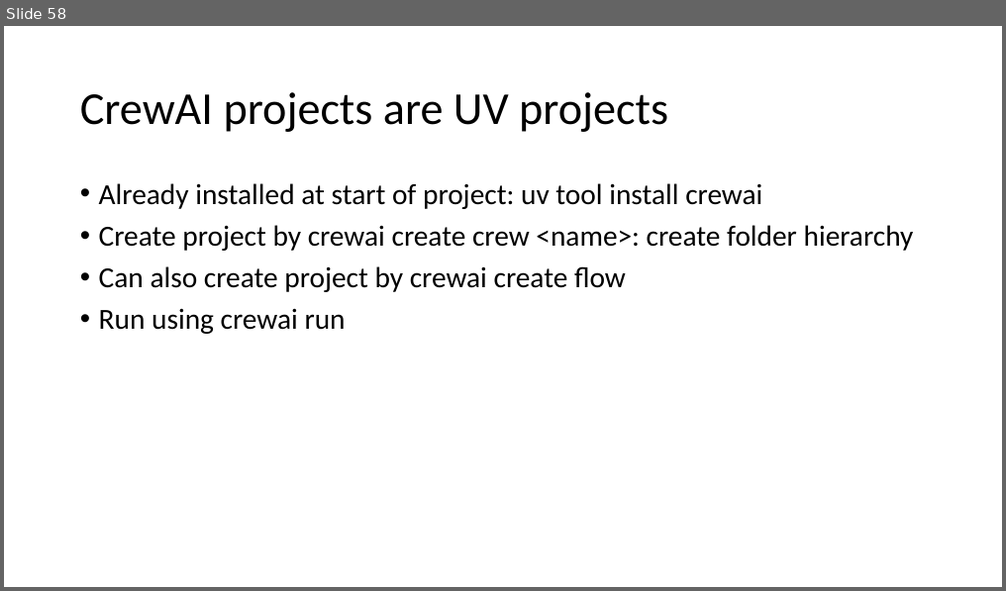
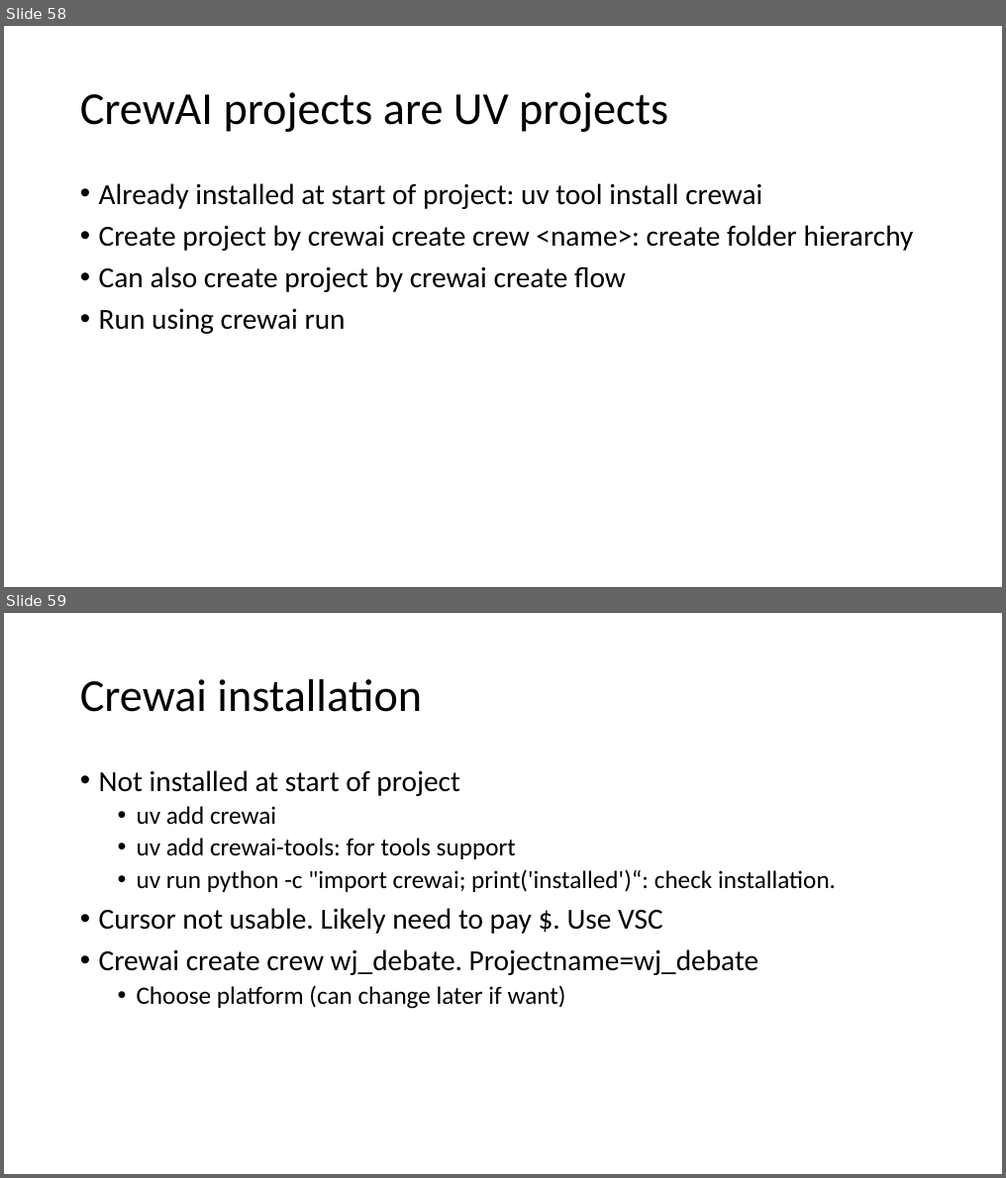
Before and after one commit to kindaichinisan/agents, a slide deck: wj_folder/AI Engineer Agentic Track.pptx. Shown one above the other, each under a label of ours: slide 58 before the commit, slides 58 and 59 after it. The pictures are 1006x591 and 1006x1178 pixels, drawn with LibreOffice and Linux fonts; fonts in the diff are those of the drawing. Boxes give left, top, right and bottom in pixels: in the first picture for what was removed or moved away, otherwise in the second. Text is boxed around its words. In the diff, an @@ line names an element or a change of style, - is before the commit and + after.

```diff
--- a/wj_folder/AI Engineer Agentic Track.pptx
+++ b/wj_folder/AI Engineer Agentic Track.pptx
@@ slide 59 added at box(4, 613, 1002, 1174), background #FFFFFF @@
@@ title added at box(80, 679, 422, 712), 44 pt, text #000000 @@
+Crewai installation
@@ text added at box(99, 770, 836, 1009), 24 pt, text #000000 @@
+• Not installed at start of project
+  • uv add crewai
+  • uv add crewai-tools: for tools support
+  • uv run python -c "import crewai; print('installed')“: check installation.
+• Cursor not usable. Likely need to pay $. Use VSC
+• Crewai create crew wj_debate. Projectname=wj_debate
+  • Choose platform (can change later if want)
```
Also in this commit, not shown: 13 other slides added, 4 other files.
